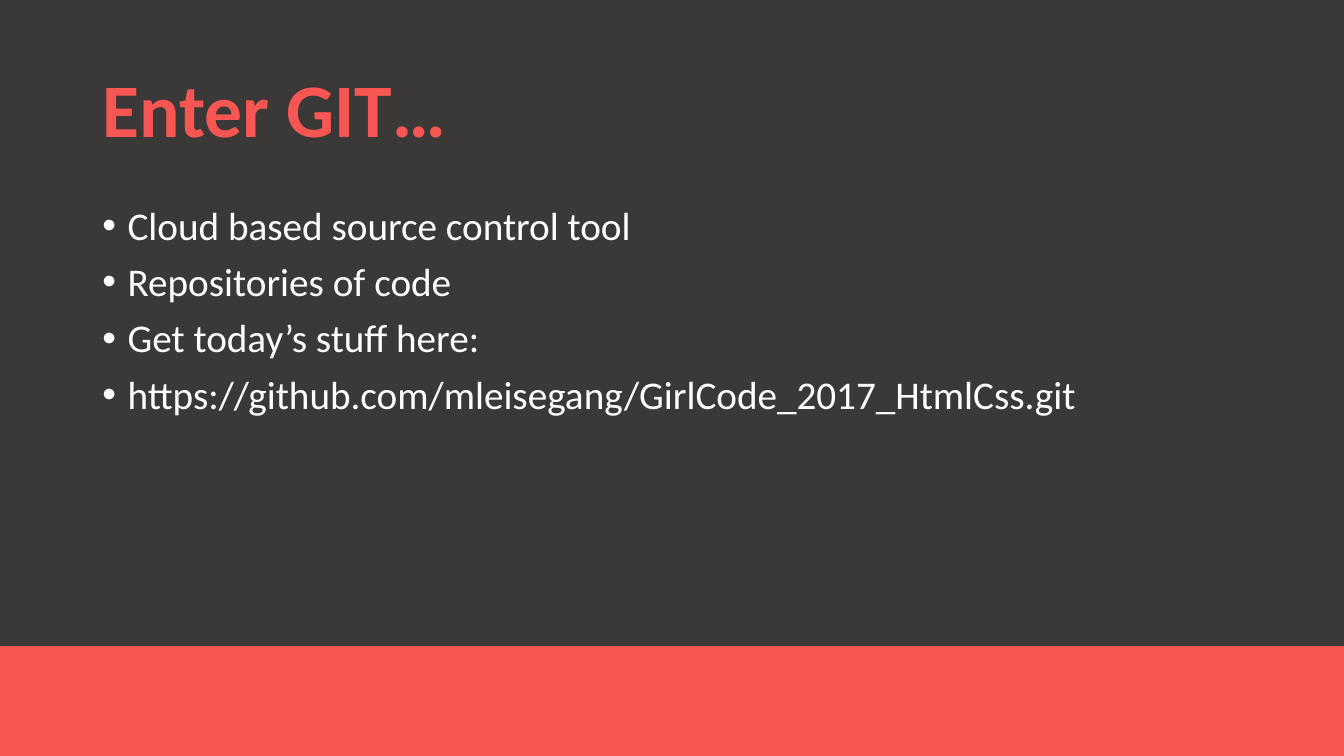
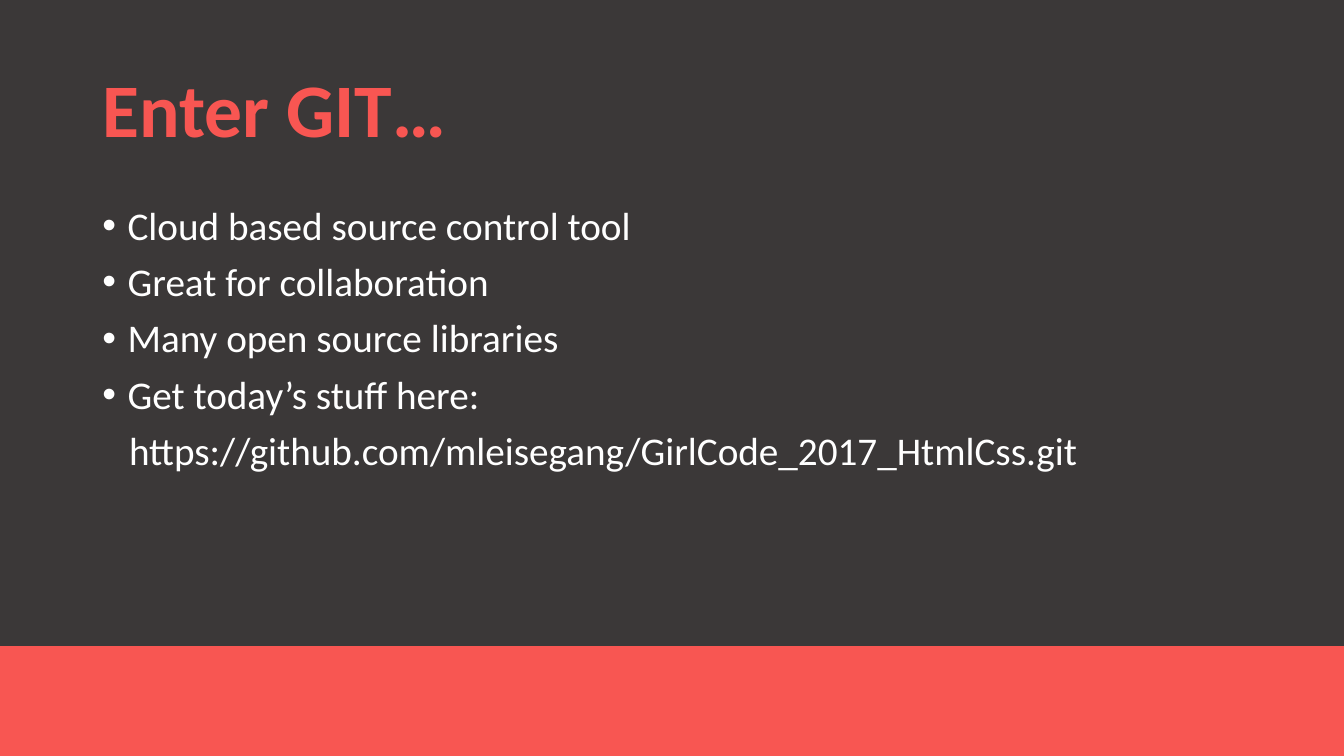
Before and after one commit to mleisegang/GirlCode_2017_HtmlCss, a slide deck: slide 8 of Source Control Girl Code.pptx. Drawn at 1344x756 pixels with LibreOffice and Linux fonts; fonts in the diff are those of the drawing; background and template pictures are left out. Boxes give left, top, right and bottom in pixels: in the first picture for what was removed or moved away, otherwise in the second. Text is boxed around its words. In the diff, an @@ line names an element or a change of style, - is before the commit and + after.

Commit message:
Final

```diff
--- a/Source Control Girl Code.pptx
+++ b/Source Control Girl Code.pptx
@@ text at (x1=128, y1=268, x2=559, y2=359): text changed @@
-• Repositories of code
+• Great for collaboration
+• Many open source libraries
@@ text at (x1=129, y1=437, x2=1077, y2=472): bullet • to none @@
```
Also in this commit, not shown: 1 slide added, 1 slide removed.
